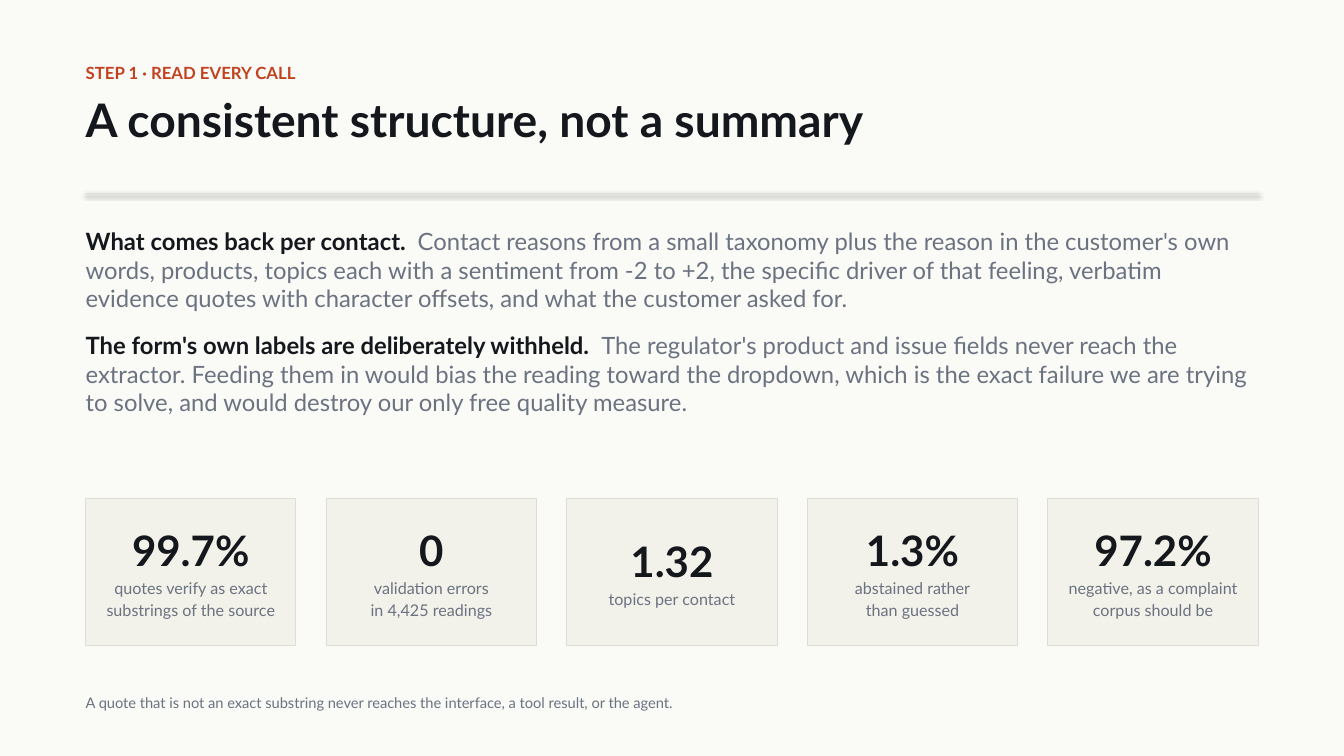
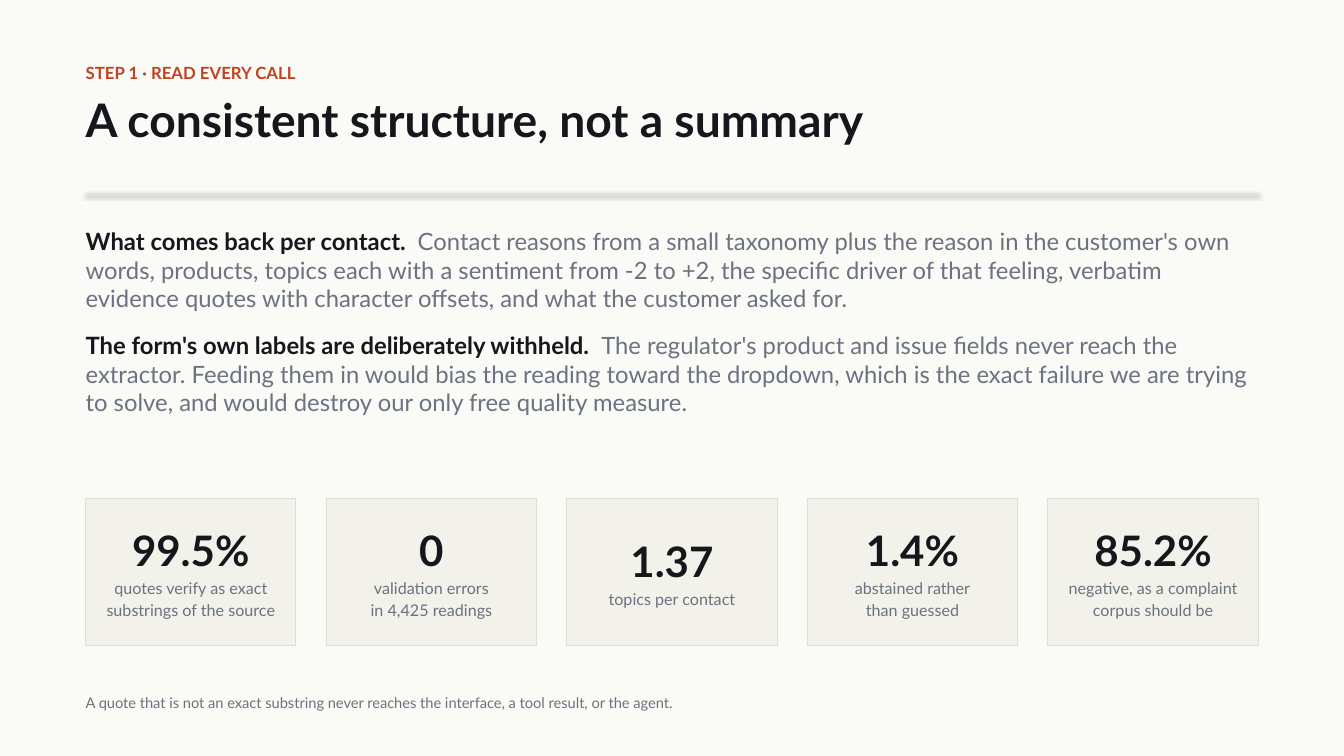
Before and after one commit to Gread/voc_hackathon, a slide deck: slide 5 of docs/voc_insights_deck.pptx. Drawn at 1344x756 pixels with LibreOffice and Linux fonts; fonts in the diff are those of the drawing. Boxes give left, top, right and bottom in pixels: in the first picture for what was removed or moved away, otherwise in the second. Text is boxed around its words. In the diff, an @@ line names an element or a change of style, - is before the commit and + after.

```diff
--- a/docs/voc_insights_deck.pptx
+++ b/docs/voc_insights_deck.pptx
@@ text in rectangle at box(132, 535, 249, 567): text changed @@
-99.7%
+99.5%
@@ text in rectangle at box(866, 535, 959, 567): text changed @@
-1.3%
+1.4%
@@ text in rectangle at box(1094, 535, 1211, 567): text changed @@
-97.2%
+85.2%
@@ text in rectangle at box(630, 546, 713, 578): text changed @@
-1.32
+1.37
```
Also in this commit, not shown: 10 other slides changed, 5 other files.
